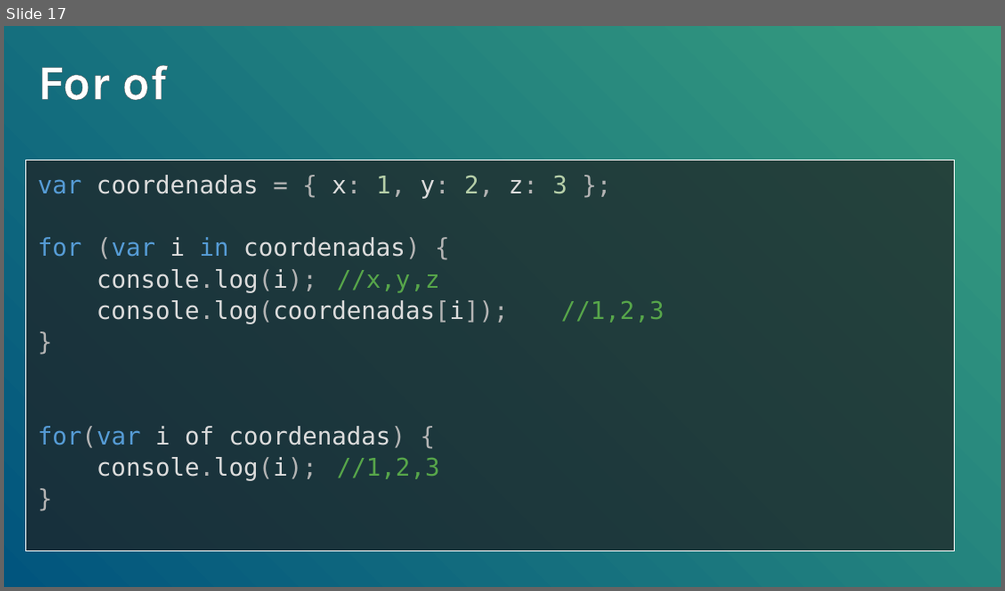
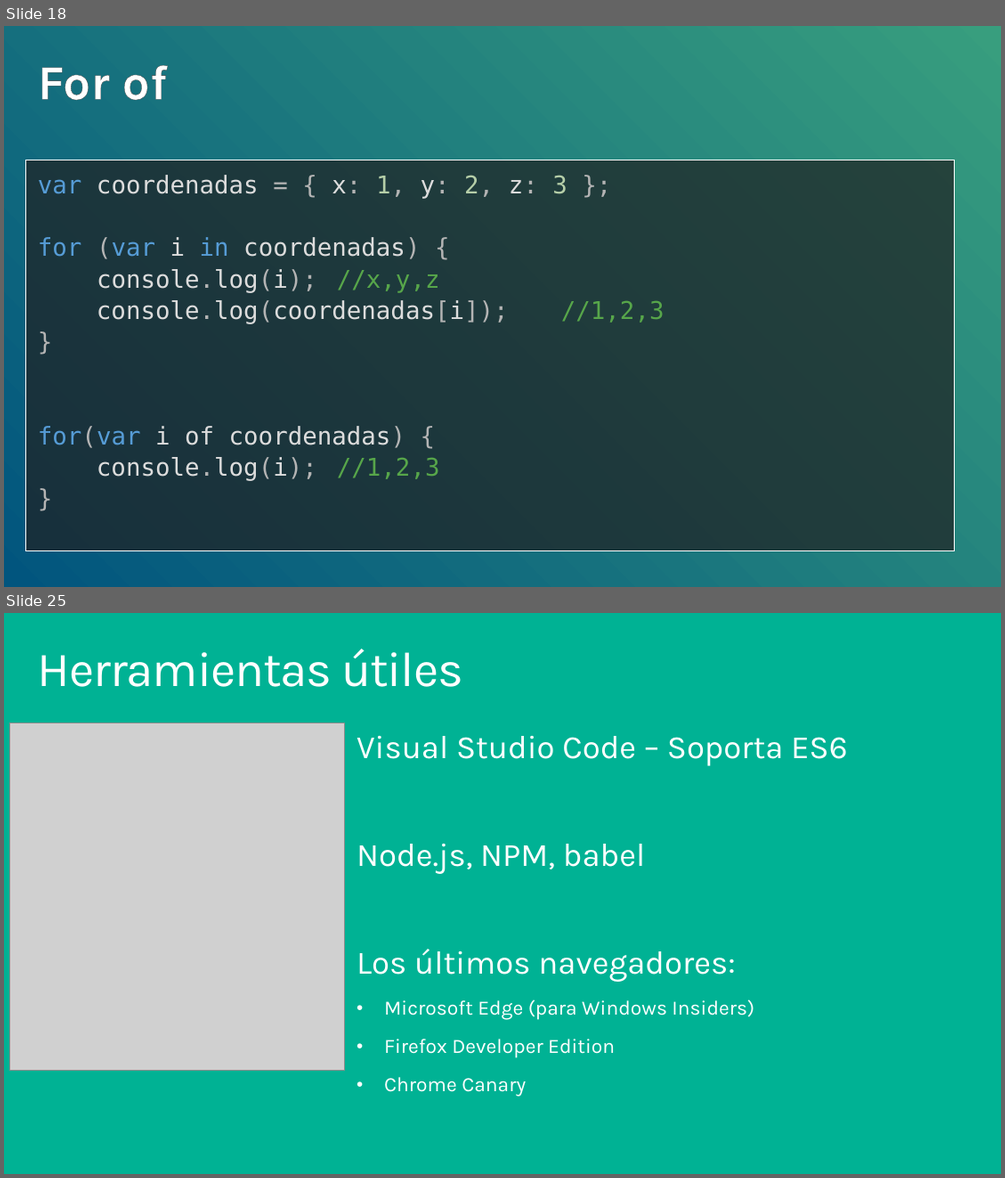
Before and after one commit to UamNet/TechTalks, a slide deck: Functional JS+ES6 - Arcadio Garcia/Functional JS+ ES6.pptx. Shown one above the other, each under a label of ours: slide 17 before the commit, slides 18 and 25 after it; the slides between them are not shown. The pictures are 1005x591 and 1005x1178 pixels, drawn with LibreOffice and Linux fonts; fonts in the diff are those of the drawing; grey boxes stand for pictures; background and template pictures are left out. Boxes give left, top, right and bottom in pixels: in the first picture for what was removed or moved away, otherwise in the second. Text is boxed around its words. In the diff, an @@ line names an element or a change of style, - is before the commit and + after.

```diff
--- a/Functional JS+ES6 - Arcadio Garcia/Functional JS+ ES6.pptx
+++ b/Functional JS+ES6 - Arcadio Garcia/Functional JS+ ES6.pptx
@@ slide 25 added at box(4, 613, 1001, 1174), background #00B294 @@
@@ title added at box(38, 649, 463, 687), 48 pt, text #FFFFFF @@
+Herramientas útiles
@@ picture added at box(10, 723, 345, 1070) @@
@@ text added at box(356, 736, 848, 1096), 20 pt, text #FFFFFF @@
+Visual Studio Code – Soporta ES6
+Node.js, NPM, babel
+Los últimos navegadores:
+• Microsoft Edge (para Windows Insiders)
+• Firefox Developer Edition
+• Chrome Canary
@@ what was slide 17 is now slide 18 @@
```
Also in this commit, not shown: 3 slides changed, 7 other slides added.
